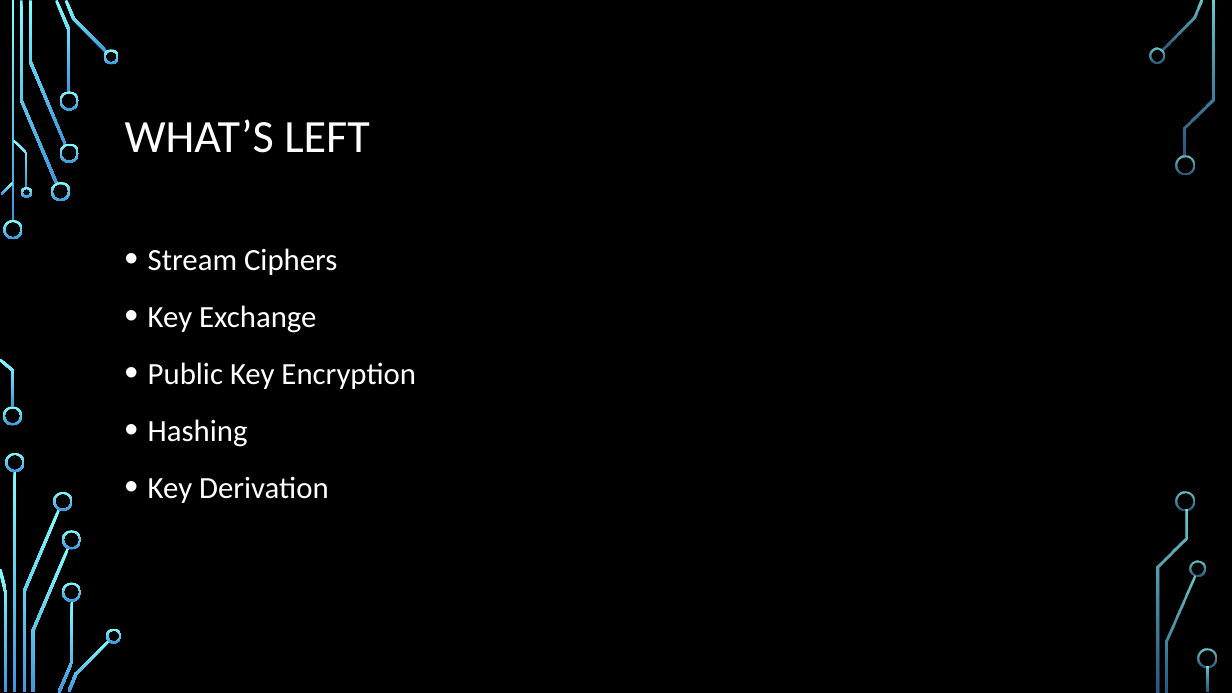
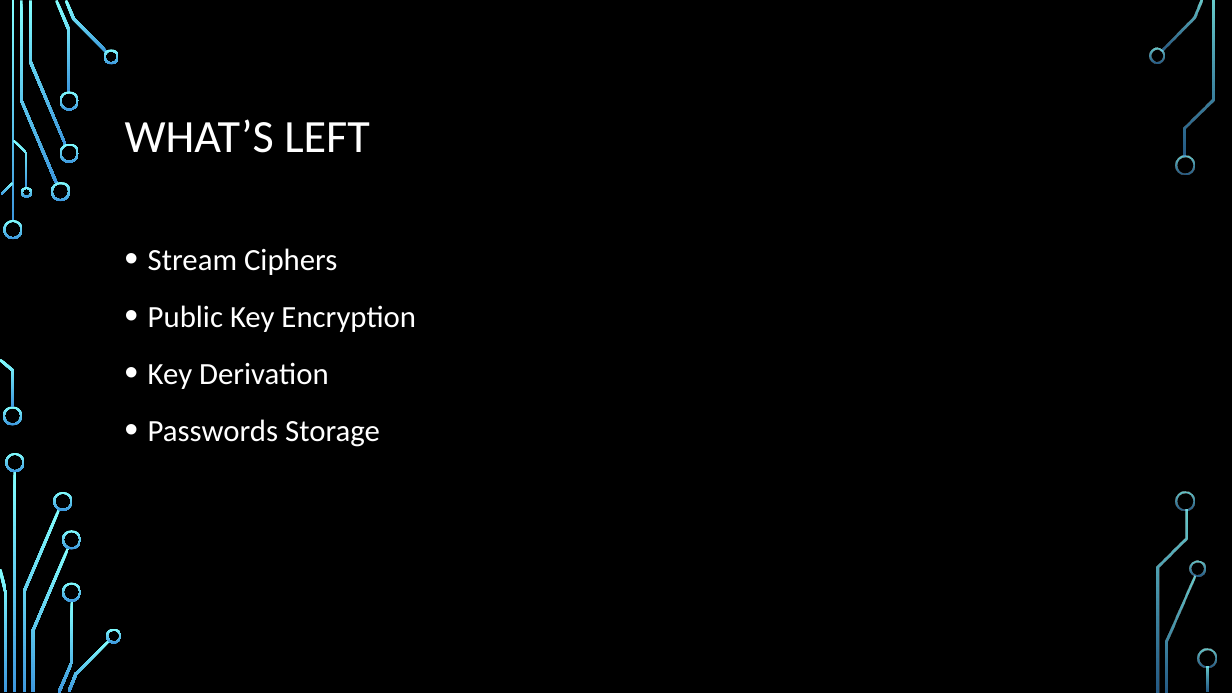
Before and after one commit to stevemann2705/meetup, a slide deck: slide 54 of Crypto.pptx (slide 39 before the commit). Drawn at 1232x693 pixels with LibreOffice and Linux fonts; fonts in the diff are those of the drawing; background and template pictures are left out. Boxes give left, top, right and bottom in pixels: in the first picture for what was removed or moved away, otherwise in the second. Text is boxed around its words. In the diff, an @@ line names an element or a change of style, - is before the commit and + after.

Commit message:
ADDED: Key Exchange, Authentication, Hashing
Added slides explaining key exchange, authentication, hashing

```diff
--- a/Crypto.pptx
+++ b/Crypto.pptx
@@ text at bbox=[148, 305, 316, 333]: paragraph removed @@
-• Key Exchange
@@ text at bbox=[148, 419, 248, 447]: paragraph removed @@
-• Hashing
@@ text at bbox=[148, 419, 380, 447]: paragraph added @@
+• Passwords Storage
```
Also in this commit, not shown: 1 other slide changed, 16 slides added.
